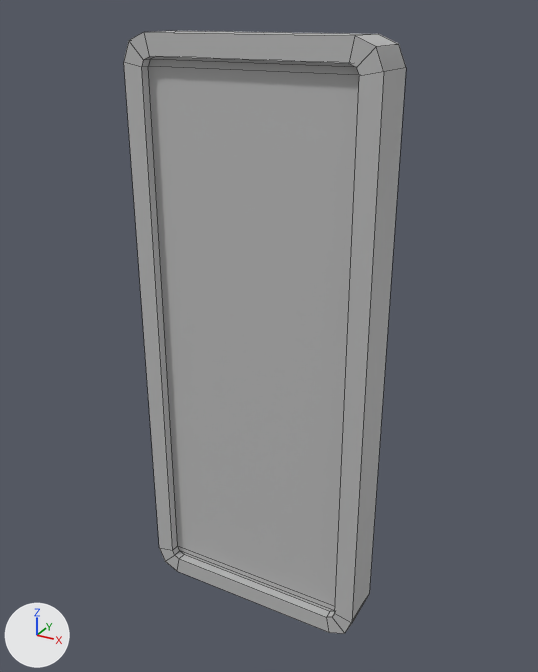
An edit to the FBX model Tinder/Assets/Render/Assets/Smartphone.fbx, drawn before and after from the same camera.
Camera for both pictures: a camera (50 mm lens) standing at (0.0675, -0.1186, 0.0638) and looking at (0.0011, 0.0023, 0.0033). The lights are fixed; the arrows at lower left show +X, +Y and +Z. Mesh edges are drawn as thin lines.

Objects in the first picture: 'Smartphone'.
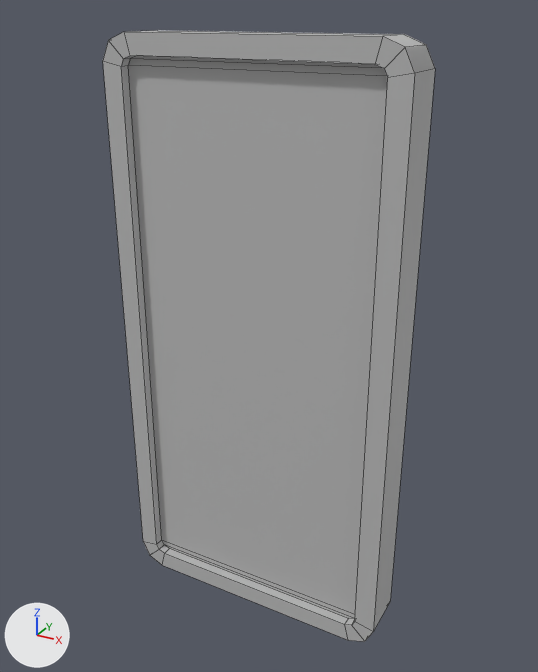
Boxes [x1, y1, x2, y2] around the edits, measured in the pictures (538 x 672 px; the box of a moved part takes in the faces that stretch with it):
'Smartphone', reshaped, rescaled (18% wider)
    before: [124, 31, 406, 634]
    after: [103, 30, 435, 642]
part 1 of me_mesh, moved or reshaped
    before: [124, 32, 406, 634]
    after: [103, 32, 435, 642]

The change, as a list of edits to the scene's bpy script:
```text
Change me_mesh:
    where me_mesh.from_pydata(...)  # 48 vertices, 46 faces; spans x -2.5..2.5, y -6.0..6.0, z -0.5..0.5
    used by ob_smartphone; location = (0.0, 0.0, 0.0); rotation_euler = (1.571, 0.0, 0.0), in degrees (90, 0, 0); scale = (0.01, 0.01, 0.01)
    before: 1 (-2.35, -5.85, -0.5), 2 (-2.5, -5.5, -0.5), 4 (-2.5, -5.5, 0.5) at pixel (159, 547), 5 (-2.35, -5.85, 0.5) at pixel (165, 561), 7 (-2.5, 5.5, -0.5)
    before: 8 (-2.35, 5.85, -0.5), 10 (-2.35, 5.85, 0.5) at pixel (128, 40), 11 (-2.5, 5.5, 0.5) at pixel (123, 61), 12 (2.5, 5.5, -0.5) at pixel (406, 67), 14 (2.35, 5.85, -0.5) at pixel (398, 44)
    before: 15 (2.5, 5.5, 0.5) at pixel (383, 71), 16 (2.35, 5.85, 0.5) at pixel (376, 46), 19 (2.5, -5.5, -0.5) at pixel (369, 593), 20 (2.35, -5.85, -0.5) at pixel (362, 603), 22 (2.35, -5.85, 0.5) at pixel (344, 633)
    before: 23 (2.5, -5.5, 0.5) at pixel (351, 623)
    me_mesh part 1
    add for i in [12, 15, 19, 23]: me_mesh.vertices[i].co += Vector((-0.06, 0.0, 0.0))
    add for i in [14, 16, 20, 22]: me_mesh.vertices[i].co += Vector((-0.05, 0.0, 0.0))
    add for i in [1, 5, 8, 10]: me_mesh.vertices[i].co += Vector((0.05, 0.0, 0.0))
    add for i in [2, 4, 7, 11]: me_mesh.vertices[i].co += Vector((0.06, 0.0, 0.0))
Change ob_smartphone:
    ob_smartphone.scale: (0.01, 0.01, 0.01) -> (0.0122, 0.01, 0.01)
```
